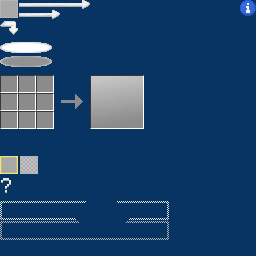
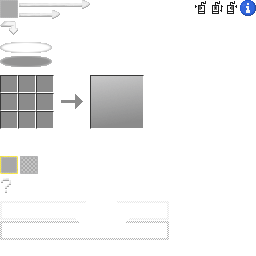
Before/after of a (256, 256) layered artwork. What changed in the layer stack:
added layer "图层 3" above "图层 2" over [195, 1, 237, 14]
hid "背景" over [0, 0, 256, 256]
